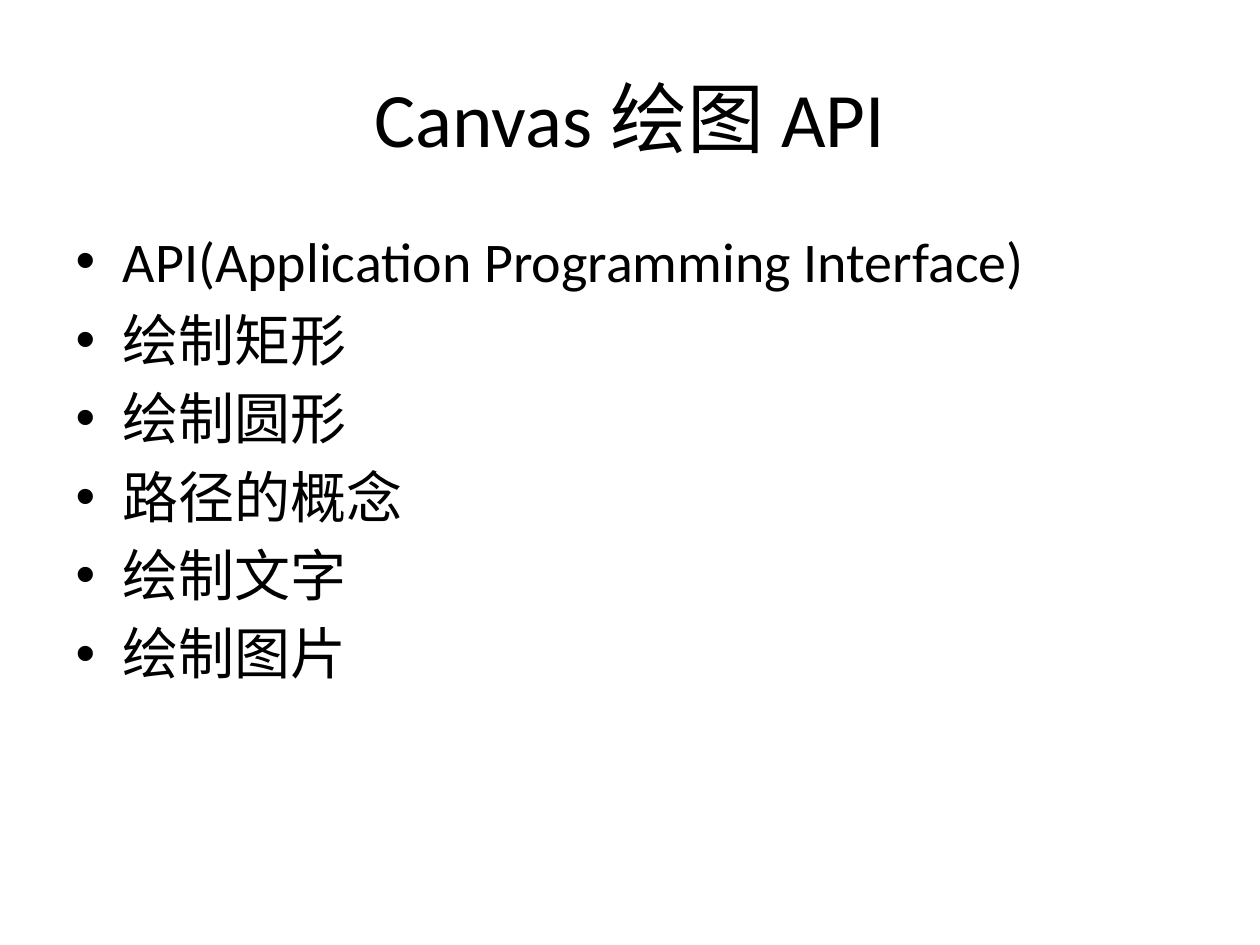
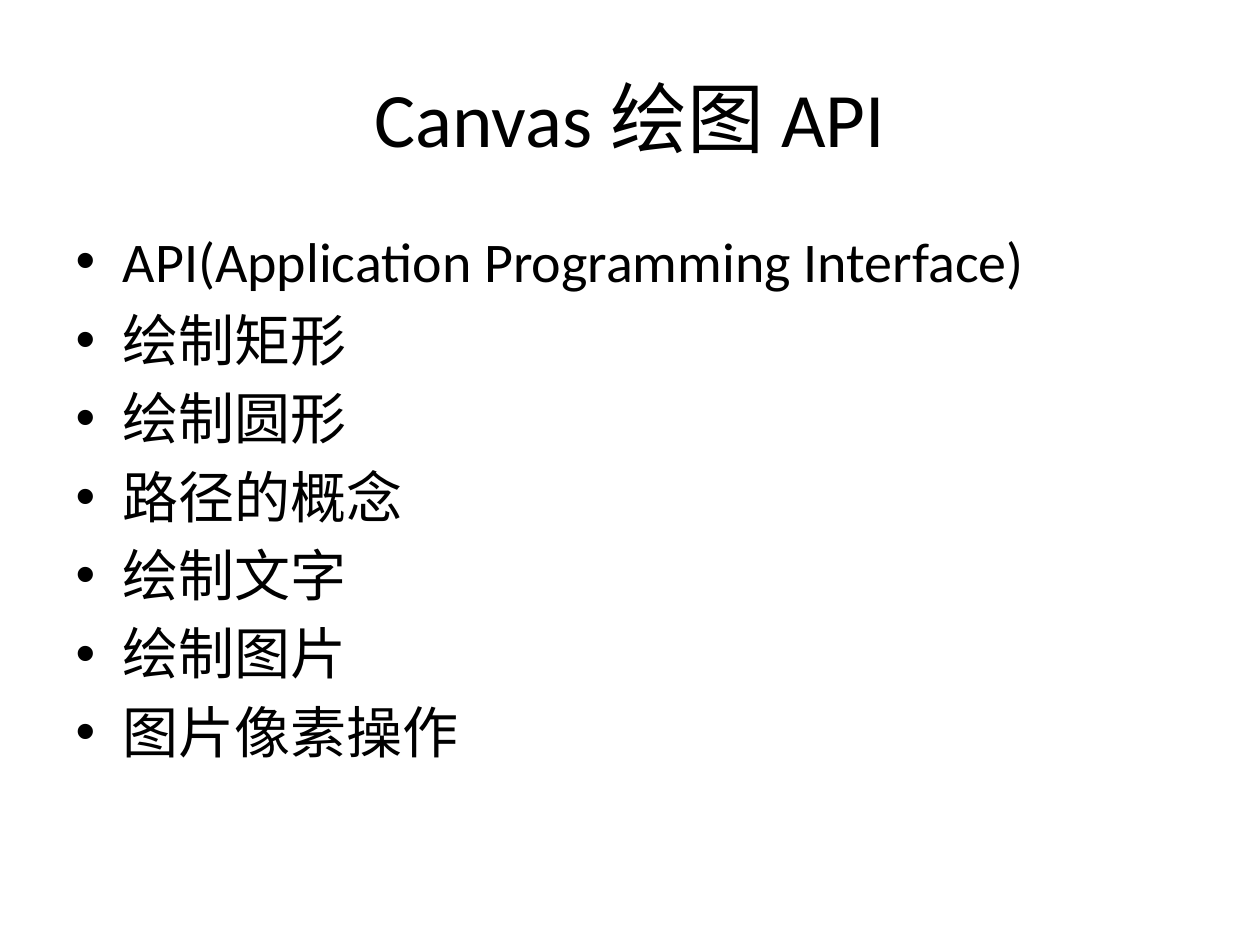
Before and after one commit to plter/HTML5Course20160612, a slide deck: slide 42 of Web前端教学记录.pptx. Drawn at 1260x945 pixels with LibreOffice and Linux fonts; fonts in the diff are those of the drawing. Boxes give left, top, right and bottom in pixels: in the first picture for what was removed or moved away, otherwise in the second. Text is boxed around its words. In the diff, an @@ line names an element or a change of style, - is before the commit and + after.

Commit message:
null

```diff
--- a/Web前端教学记录.pptx
+++ b/Web前端教学记录.pptx
@@ text at (123, 706, 459, 758): paragraph added @@
+• 图片像素操作
```
